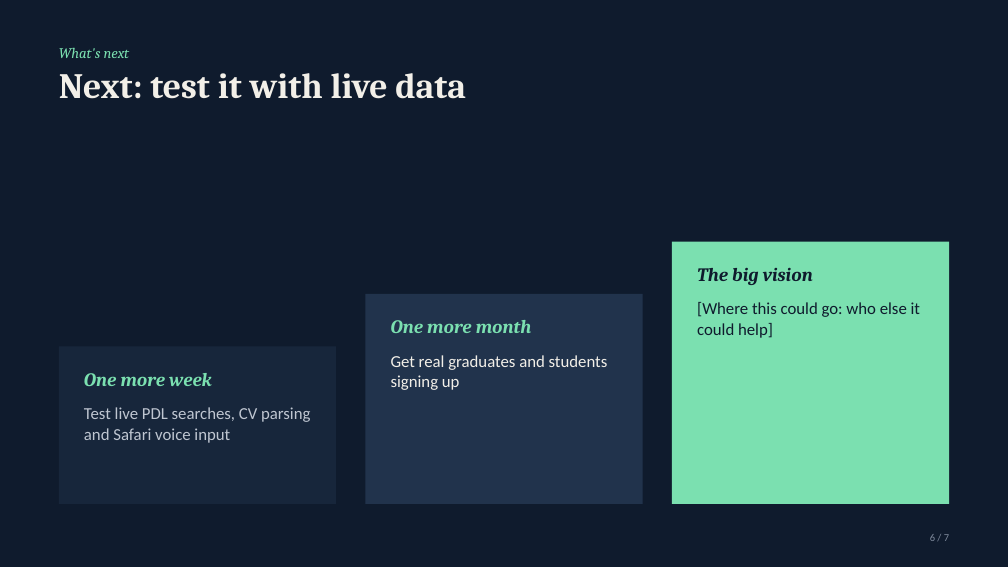
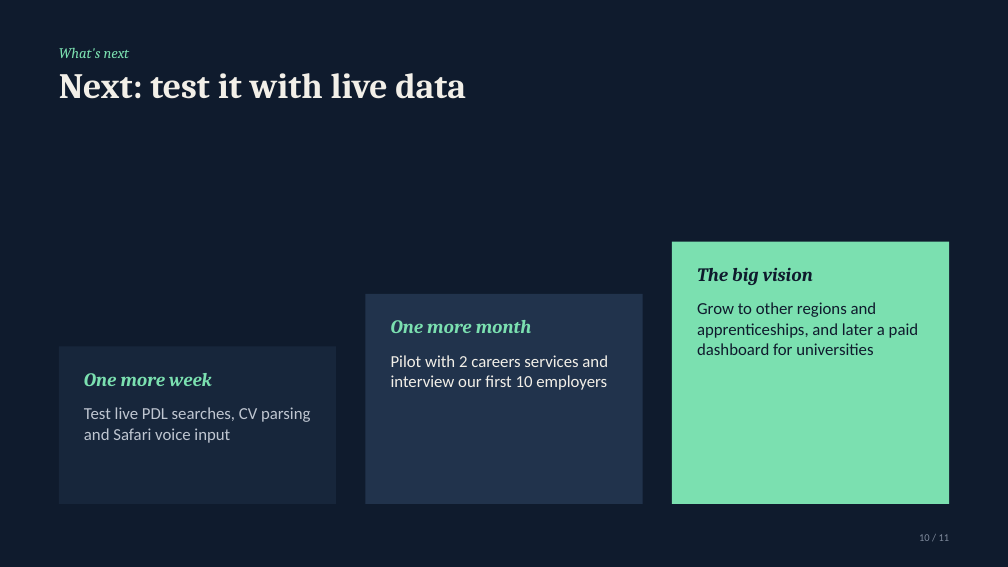
Before and after one commit to OP793/Table7, a slide deck: slide 10 of presentation/Table7-pitch-deck.pptx (slide 6 before the commit). Drawn at 1008x567 pixels with LibreOffice and Linux fonts; fonts in the diff are those of the drawing. Boxes give left, top, right and bottom in pixels: in the first picture for what was removed or moved away, otherwise in the second. Text is boxed around its words. In the diff, an @@ line names an element or a change of style, - is before the commit and + after.

```diff
--- a/presentation/Table7-pitch-deck.pptx
+++ b/presentation/Table7-pitch-deck.pptx
@@ text at [697, 302, 918, 355]: text changed @@
-[Where this could go: who else it could help]
+Grow to other regions and apprenticeships, and later a paid dashboard for universities
@@ text at [391, 355, 608, 390]: text changed @@
-Get real graduates and students signing up
+Pilot with 2 careers services and interview our first 10 employers
@@ text at [919, 534, 950, 541]: text changed @@
-6 / 7
+10 / 11
```
Also in this commit, not shown: 6 other slides changed, 4 slides added.
